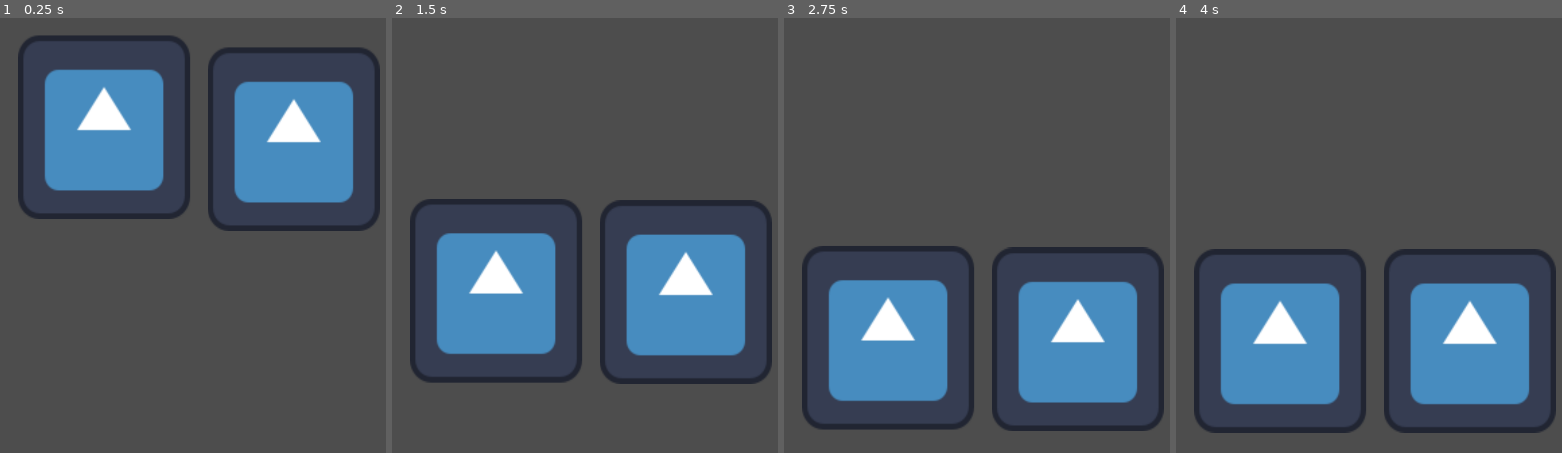
Above: before the commit, frames 1-4 (left to right).
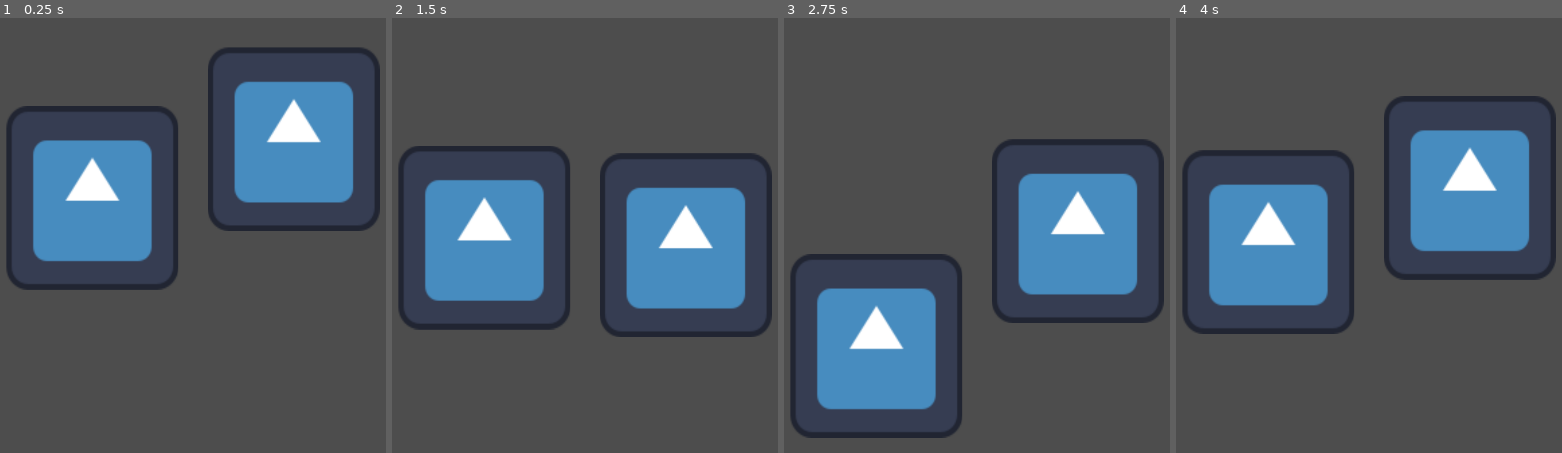
Above: after the commit, the same moments.

Repository: apomyl/ball-game
Game: Godot game, scene res://main.tscn
The game is run twice, just before and just after one commit, with the same random seed, the same clock (stepped at 60 frames per second) and the same inputs. The engine's default icon, where the game draws it, is replaced by a stand-in: a white triangle on a blue panel in a dark square.
Inputs:
- Up to frame 1 (0.25 s): no input
- Up to frame 2 (1.5 s): no input
- Up to frame 3 (2.75 s): no input
- Up to frame 4 (4 s): no input

The runs differ from the first frame. In frame 1, 15% of the frame differs, in the area x 1-50%, y 3-63%; in frame 2, 24%; in frame 3, 27%; in frame 4, 40%, in the area x 1-99%, y 17-96%.

Commit message:
walls implemented

Diff:
--- a/ball-game/main.tscn
+++ b/ball-game/main.tscn
@@ -1,16 +1,21 @@
-[gd_scene format=3 uid="uid://qhrqxluxqem1"]
+[gd_scene format=3 uid="uid://j8qysqi6ryk8"]
 
-[ext_resource type="PackedScene" uid="uid://okex1f4oeyq7" path="res://ball.tscn" id="1_ig7tw"]
+[ext_resource type="PackedScene" path="res://ball.tscn" id="1_ig7tw"]
+
+[sub_resource type="PhysicsMaterial" id="PhysicsMaterial_ig7tw"]
+friction = 0.0
+bounce = 1.0
 
 [node name="Node2D" type="Node2D" unique_id=1727287087]
 
-[node name="RigidBody2D" type="StaticBody2D" parent="." unique_id=2097115500]
-
-[node name="CollisionPolygon2D" type="CollisionPolygon2D" parent="RigidBody2D" unique_id=831391870]
-polygon = PackedVector2Array(0, 1000, 1920, 1000, 1920, 1080, 0, 1080)
-
 [node name="Node2D" parent="." unique_id=612661867 instance=ExtResource("1_ig7tw")]
-position = Vector2(486, 266)
+position = Vector2(458, 436)
 
 [node name="Node2D2" parent="." unique_id=886147641 instance=ExtResource("1_ig7tw")]
 position = Vector2(942, 295)
+
+[node name="Walls" type="StaticBody2D" parent="." unique_id=816609372]
+physics_material_override = SubResource("PhysicsMaterial_ig7tw")
+
+[node name="CollisionPolygon2D" type="CollisionPolygon2D" parent="Walls" unique_id=1649730733]
+polygon = PackedVector2Array(0, 0, 0, 1080, 1920, 1080, 1920, 0, 1920, -9, 1927, -9, 1932, 1093, -13, 1089, -14, -27, 1920, -9, 1920, 0)
--- a/ball-game/project.godot
+++ b/ball-game/project.godot
@@ -11,7 +11,7 @@
 [application]
 
 config/name="ball-game"
-run/main_scene="uid://qhrqxluxqem1"
+run/main_scene="uid://j8qysqi6ryk8"
 config/features=PackedStringArray("4.6", "Forward Plus")
 config/icon="res://icon.svg"
 
@@ -19,7 +19,6 @@
 
 window/size/viewport_width=1920
 window/size/viewport_height=1080
-window/size/mode=2
 
 [physics]
 
